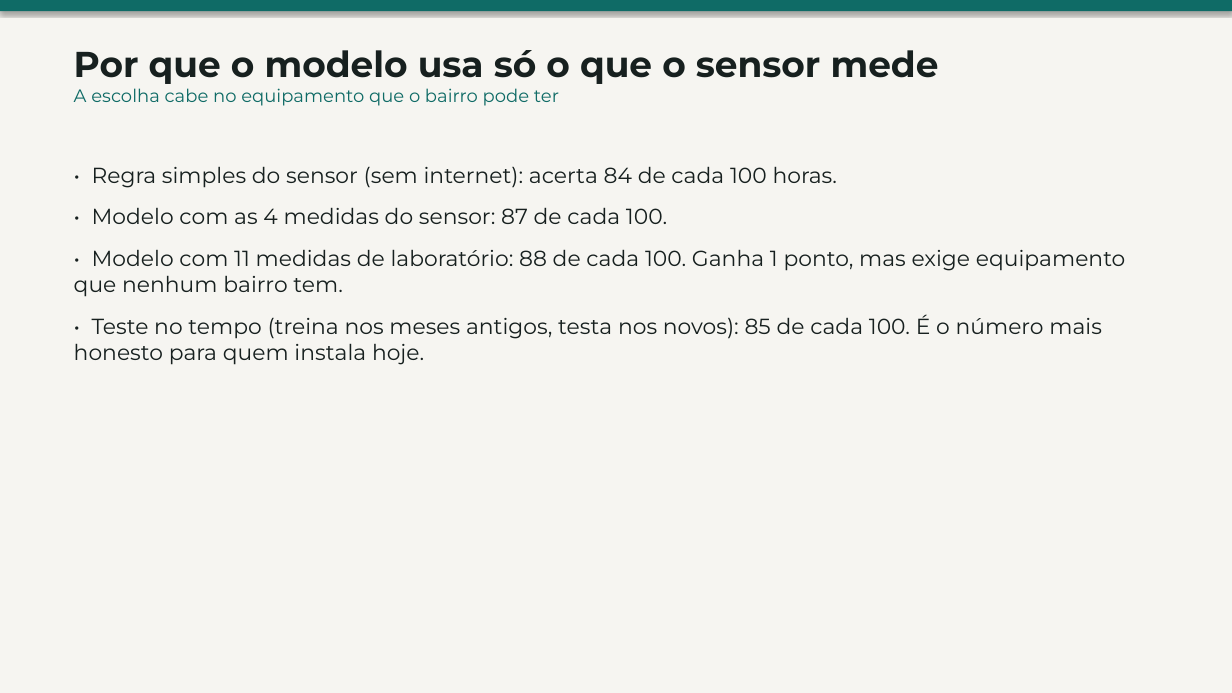
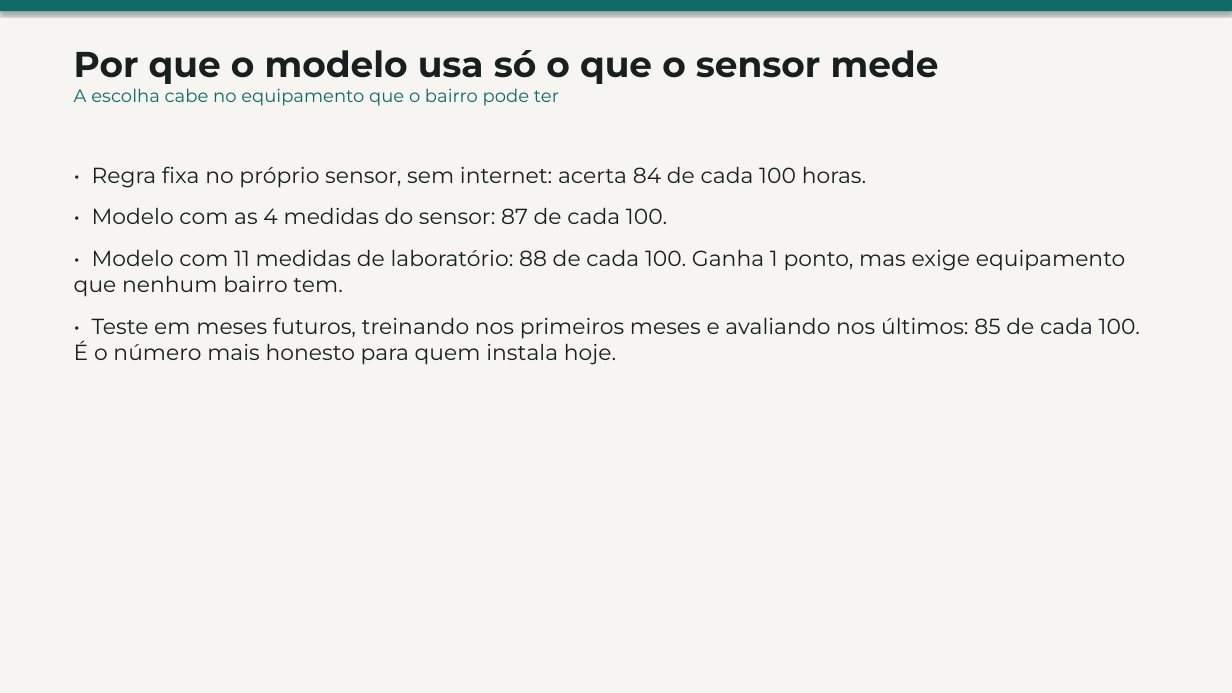
Before and after one commit to iskisraell/respiracidadao-gs, a slide deck: slide 6 of docs/06_RespiraCidadao_ML_Slides.pptx. Drawn at 1232x693 pixels with LibreOffice and Linux fonts; fonts in the diff are those of the drawing. Boxes give left, top, right and bottom in pixels: in the first picture for what was removed or moved away, otherwise in the second. Text is boxed around its words. In the diff, an @@ line names an element or a change of style, - is before the commit and + after.

```diff
--- a/docs/06_RespiraCidadao_ML_Slides.pptx
+++ b/docs/06_RespiraCidadao_ML_Slides.pptx
@@ text at bbox=[92, 166, 866, 188]: text changed @@
-• Regra simples do sensor (sem internet): acerta 84 de cada 100 horas.
+• Regra fixa no próprio sensor, sem internet: acerta 84 de cada 100 horas.
@@ text at bbox=[74, 317, 1140, 365]: text changed @@
-• Teste no tempo (treina nos meses antigos, testa nos novos): 85 de cada 100. É o número mais honesto para quem instala hoje.
+• Teste em meses futuros, treinando nos primeiros meses e avaliando nos últimos: 85 de cada 100. É o número mais honesto para quem instala hoje.
```
Also in this commit, not shown: 6 other slides changed, 46 other files.
